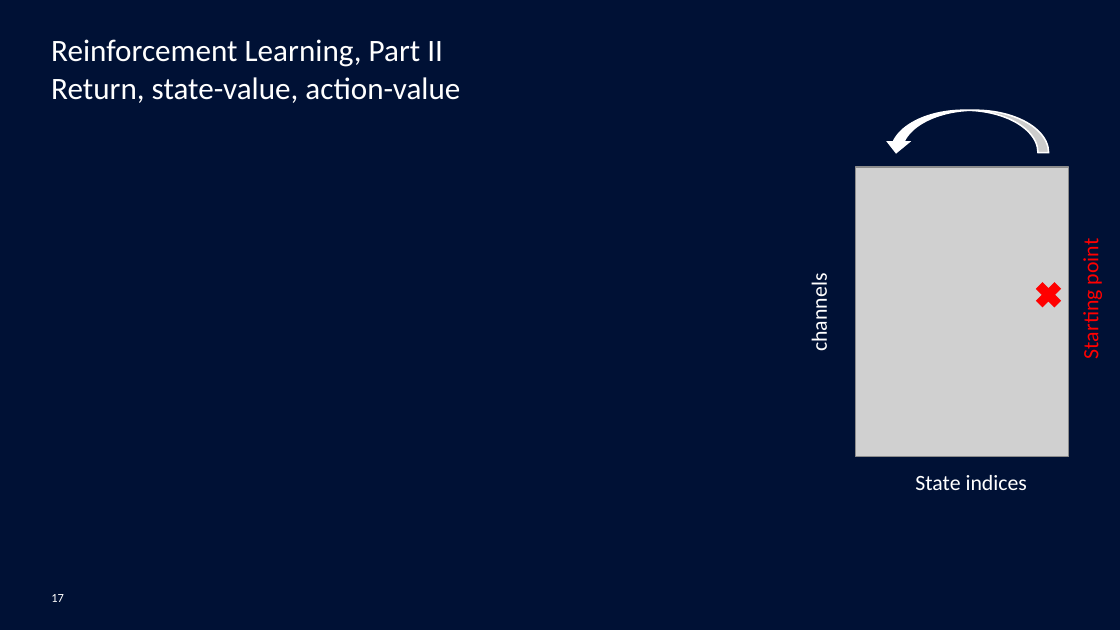
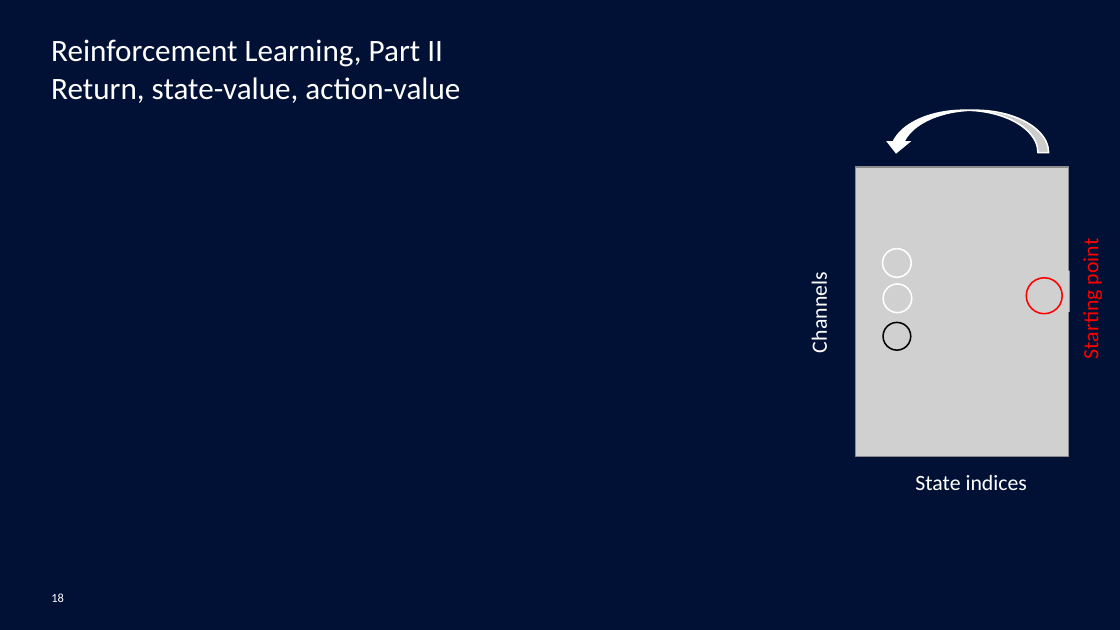
Before and after one commit to mgoutay/ml_course, a slide deck: slide 18 of RL_course.pptx (slide 17 before the commit). Drawn at 1120x630 pixels with LibreOffice and Linux fonts; fonts in the diff are those of the drawing; grey boxes stand for pictures; background and template pictures are left out. Boxes give left, top, right and bottom in pixels: in the first picture for what was removed or moved away, otherwise in the second. Text is boxed around its words. In the diff, an @@ line names an element or a change of style, - is before the commit and + after.

```diff
--- a/RL_course.pptx
+++ b/RL_course.pptx
@@ picture added at <box>872,239,923,280</box> @@
@@ ellipse added at <box>883,249,912,278</box>, outline #FFFFFF 1 pt @@
@@ text at <box>806,281,833,351</box>: text changed @@
-channels
+Channels
@@ picture added at <box>872,273,923,315</box> @@
@@ ellipse added at <box>883,284,912,314</box>, outline #FFFFFF 1 pt @@
@@ picture added at <box>1019,271,1070,312</box> @@
@@ ellipse added at <box>1026,278,1062,314</box>, outline #FF0000 1 pt @@
@@ cross removed at <box>1032,278,1065,311</box> @@
@@ picture added at <box>872,310,923,352</box> @@
@@ ellipse added at <box>883,323,911,351</box>, outline #000000 1 pt @@
@@ page number at <box>51,593,64,602</box>: text changed @@
-17
+18
```
Also in this commit, not shown: 11 other slides changed, 1 slide added, 2 other files.
